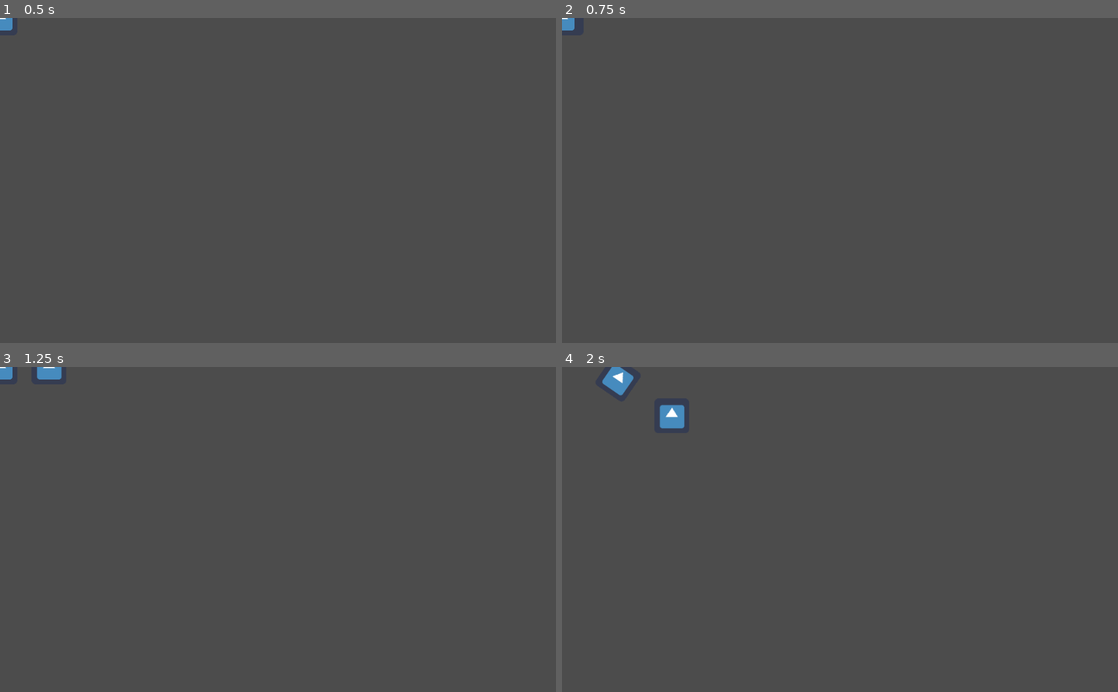
Above: before the commit, frames 1-4 (two rows, left to right).
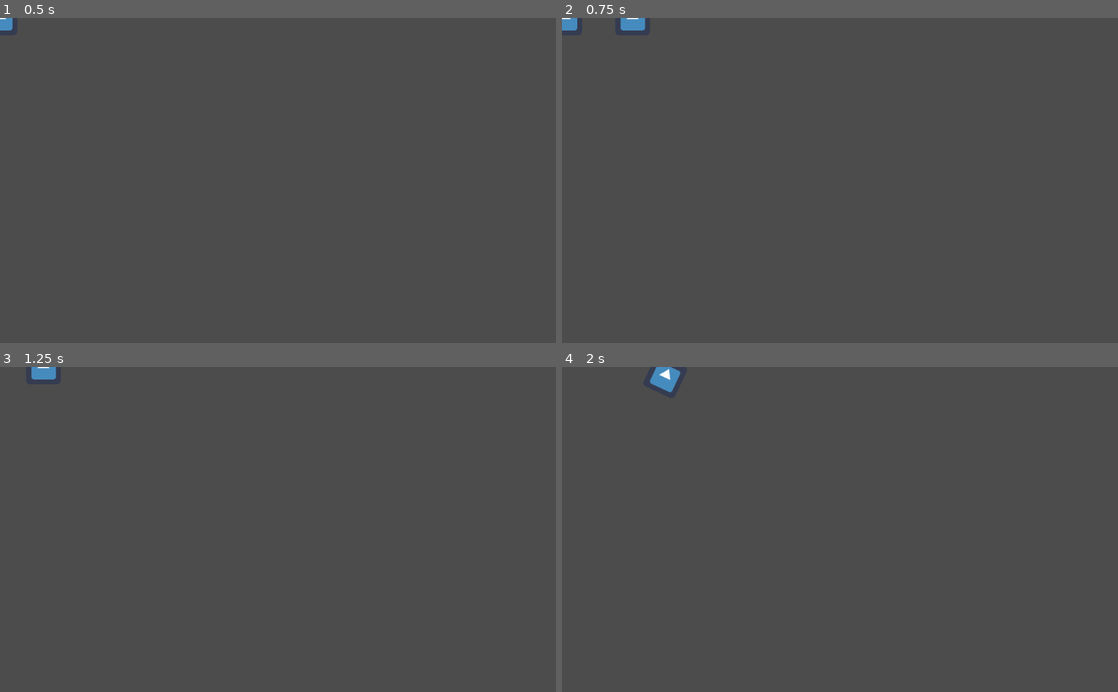
Above: after the commit, the same moments.

Repository: mathat13/MultiplayerGame
Game: Godot game, scene res://Game/Game.tscn
Two runs of this game, one before a commit and one after it. Both use one fixed random seed, a clock stepped at 60 frames per second and the inputs below. This scene is started directly instead of the project's main scene. The engine's default icon, where the game draws it, is replaced by a stand-in: a white triangle on a blue panel in a dark square.
Inputs:
- Up to frame 1 (0.5 s): no input
- Up to frame 2 (0.75 s): tap Enter at 0.5 s; hold Right (right) from 0.53 s (still down)
- Up to frame 3 (1.25 s): keep holding Right (right)
- Up to frame 4 (2 s): release Right (right) at 1.28 s; hold Down (down) from 1.28 s (still down)

Frame 1 is identical in both runs. In frame 2, 0.2% of the frame differs, in the area x 1-15%, y 0-4%; in frame 3, 0.2%; in frame 4, 1.0%, in the area x 7-22%, y 0-20%.

Commit message:
Added exports.

Diff:
--- a/Game/Game.tscn
+++ b/Game/Game.tscn
@@ -8,5 +8,7 @@
 script = ExtResource( 3 )
 
 [node name="Player" parent="." instance=ExtResource( 2 )]
+accel = 100.0
+max_velocity = 5000
 
 [node name="Dog" parent="." instance=ExtResource( 1 )]
--- a/Player/Player.gd
+++ b/Player/Player.gd
@@ -1,8 +1,9 @@
 extends KinematicBody2D
 
 var velocity = Vector2(0,0)
-const accel:float = 6.0
-const max_velocity = 300
+
+export var accel:float = 6.0
+export var max_velocity = 300
 
 
 func get_movement_vector():
--- a/project.godot
+++ b/project.godot
@@ -25,24 +25,28 @@
 "deadzone": 0.5,
 "events": [ Object(InputEventKey,"resource_local_to_scene":false,"resource_name":"","device":0,"alt":false,"shift":false,"control":false,"meta":false,"command":false,"pressed":false,"scancode":65,"physical_scancode":0,"unicode":0,"echo":false,"script":null)
 , Object(InputEventKey,"resource_local_to_scene":false,"resource_name":"","device":0,"alt":false,"shift":false,"control":false,"meta":false,"command":false,"pressed":false,"scancode":16777231,"physical_scancode":0,"unicode":0,"echo":false,"script":null)
+, Object(InputEventJoypadMotion,"resource_local_to_scene":false,"resource_name":"","device":0,"axis":0,"axis_value":-1.0,"script":null)
  ]
 }
 right={
 "deadzone": 0.5,
 "events": [ Object(InputEventKey,"resource_local_to_scene":false,"resource_name":"","device":0,"alt":false,"shift":false,"control":false,"meta":false,"command":false,"pressed":false,"scancode":16777233,"physical_scancode":0,"unicode":0,"echo":false,"script":null)
 , Object(InputEventKey,"resource_local_to_scene":false,"resource_name":"","device":0,"alt":false,"shift":false,"control":false,"meta":false,"command":false,"pressed":false,"scancode":68,"physical_scancode":0,"unicode":0,"echo":false,"script":null)
+, Object(InputEventJoypadMotion,"resource_local_to_scene":false,"resource_name":"","device":0,"axis":0,"axis_value":1.0,"script":null)
  ]
 }
 up={
 "deadzone": 0.5,
 "events": [ Object(InputEventKey,"resource_local_to_scene":false,"resource_name":"","device":0,"alt":false,"shift":false,"control":false,"meta":false,"command":false,"pressed":false,"scancode":87,"physical_scancode":0,"unicode":0,"echo":false,"script":null)
 , Object(InputEventKey,"resource_local_to_scene":false,"resource_name":"","device":0,"alt":false,"shift":false,"control":false,"meta":false,"command":false,"pressed":false,"scancode":16777232,"physical_scancode":0,"unicode":0,"echo":false,"script":null)
+, Object(InputEventJoypadMotion,"resource_local_to_scene":false,"resource_name":"","device":0,"axis":1,"axis_value":-1.0,"script":null)
  ]
 }
 down={
 "deadzone": 0.5,
 "events": [ Object(InputEventKey,"resource_local_to_scene":false,"resource_name":"","device":0,"alt":false,"shift":false,"control":false,"meta":false,"command":false,"pressed":false,"scancode":16777234,"physical_scancode":0,"unicode":0,"echo":false,"script":null)
 , Object(InputEventKey,"resource_local_to_scene":false,"resource_name":"","device":0,"alt":false,"shift":false,"control":false,"meta":false,"command":false,"pressed":false,"scancode":83,"physical_scancode":0,"unicode":0,"echo":false,"script":null)
+, Object(InputEventJoypadMotion,"resource_local_to_scene":false,"resource_name":"","device":0,"axis":1,"axis_value":1.0,"script":null)
  ]
 }
 click={
